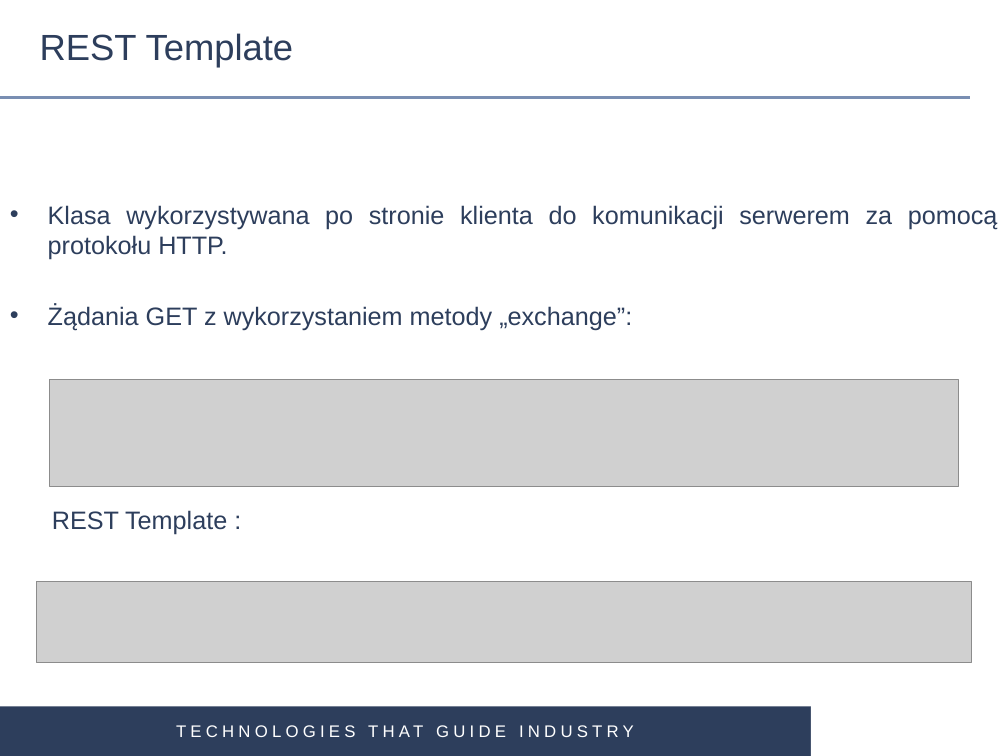
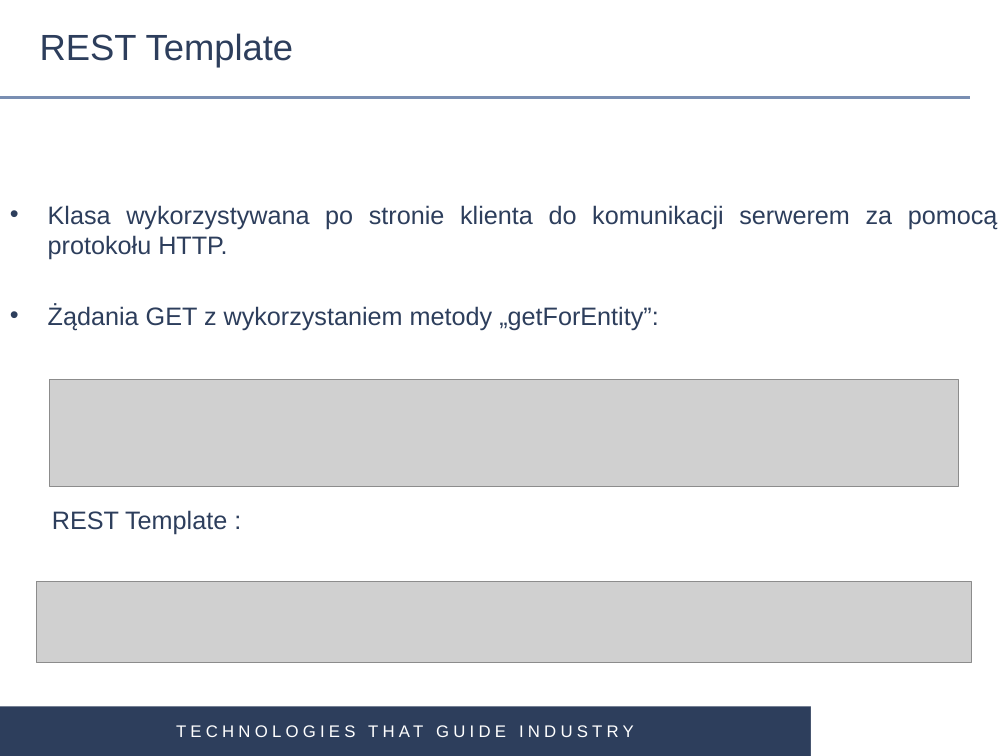
Before and after one commit to gardian91/SPRING_MVC-PSK, a slide deck: slide 14 of Spring MVC.pptx (slide 16 before the commit). Drawn at 1008x756 pixels with LibreOffice and Linux fonts; fonts in the diff are those of the drawing; grey boxes stand for pictures; background and template pictures are left out. Boxes give left, top, right and bottom in pixels: in the first picture for what was removed or moved away, otherwise in the second. Text is boxed around its words. In the diff, an @@ line names an element or a change of style, - is before the commit and + after.

```diff
--- a/Spring MVC.pptx
+++ b/Spring MVC.pptx
@@ text at <box>48,304,658,330</box>: text changed @@
-• Żądania GET z wykorzystaniem metody „exchange”:
+• Żądania GET z wykorzystaniem metody „getForEntity”:
```
Also in this commit, not shown: 4 other slides changed, 1 slide removed, 2 other files.
